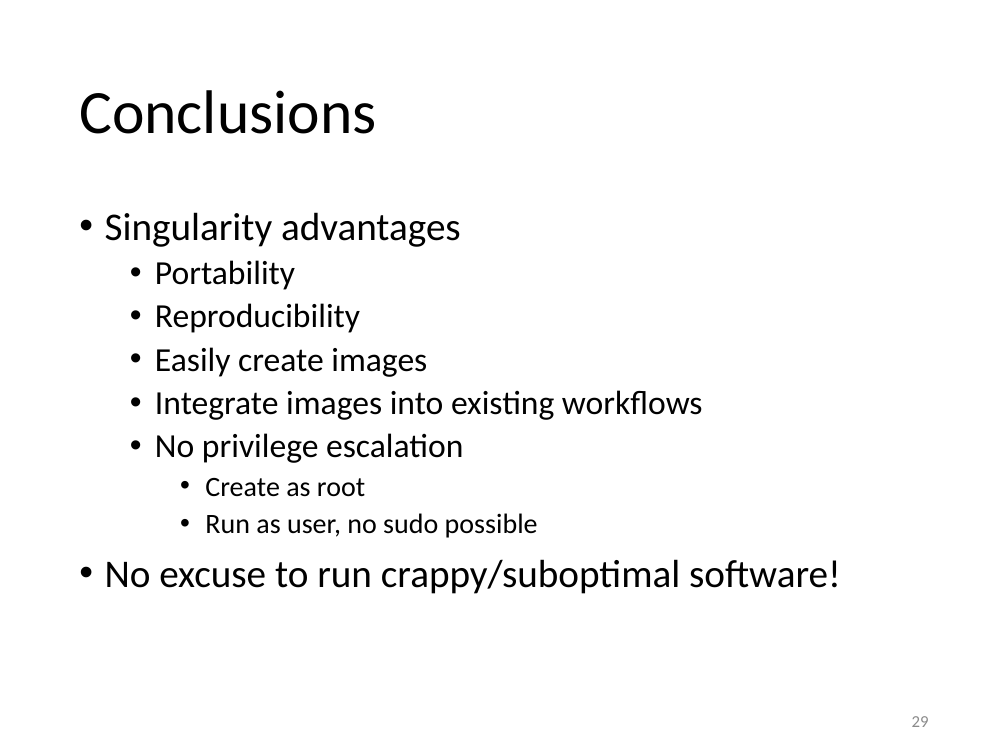
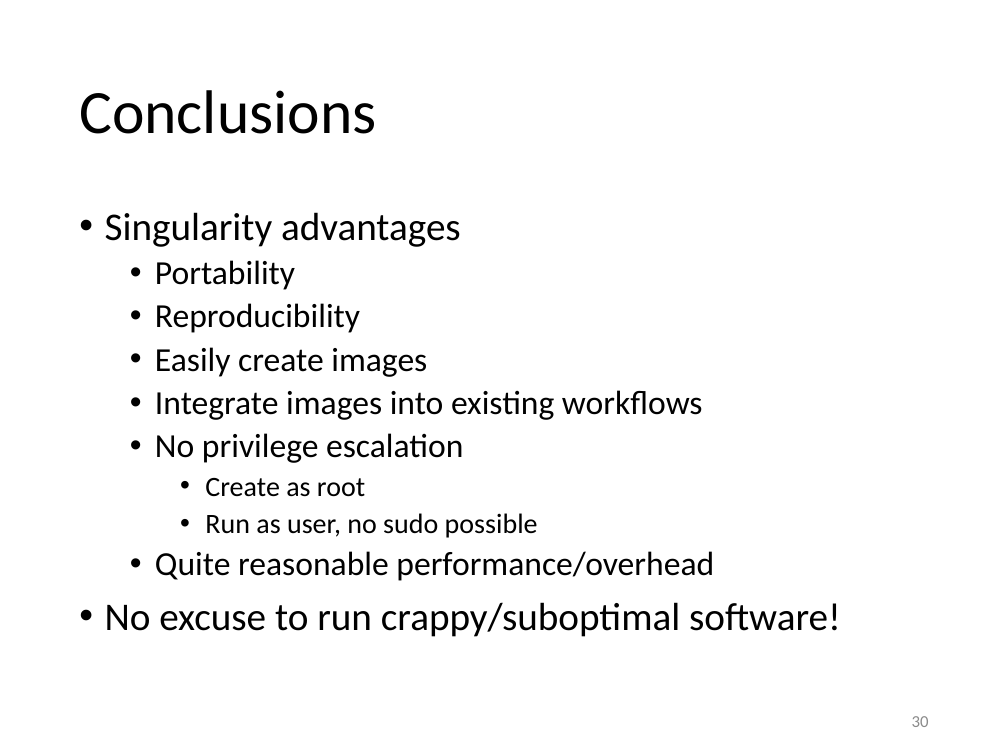
Before and after one commit to gjbex/training-material, a slide deck: slide 30 of Virtualization/singularity.pptx (slide 29 before the commit). Drawn at 1008x756 pixels with LibreOffice and Linux fonts; fonts in the diff are those of the drawing. Boxes give left, top, right and bottom in pixels: in the first picture for what was removed or moved away, otherwise in the second. Text is boxed around its words. In the diff, an @@ line names an element or a change of style, - is before the commit and + after.

```diff
--- a/Virtualization/singularity.pptx
+++ b/Virtualization/singularity.pptx
@@ text at box(155, 551, 714, 581): paragraph added @@
+  • Quite reasonable performance/overhead
@@ page number at box(912, 716, 929, 727): text changed @@
-29
+30
```
Also in this commit, not shown: 1 other slide changed, 1 slide added.
